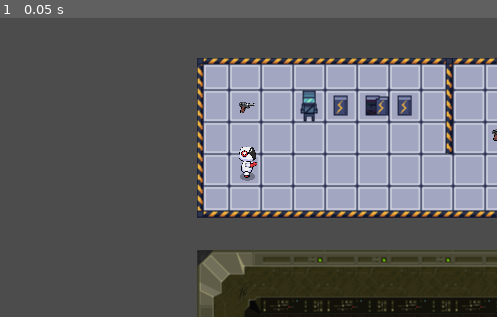
Above: before the commit, frame 1.
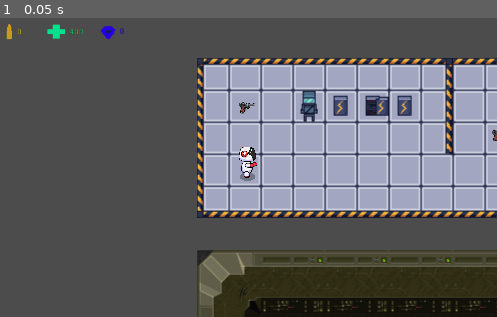
Above: after the commit, the same moment.

Repository: tymefighter/EscapeFromSpace
Game: Godot game, scene res://World/Level0.tscn
Same seed, same stepped clock (60 frames per second), same inputs: the game is played once before the commit and once after it.
Inputs:
- Up to frame 1 (0.05 s): no input

The runs differ from the first frame. In frame 1, 1.3% of the frame differs, in the area x 1-100%, y 2-97%.

Commit message:
Add ammo, health and armour count

Diff:
--- a/Player/Player.gd
+++ b/Player/Player.gd
@@ -6,8 +6,25 @@
 var velocity = Vector2.ZERO
 var weapon = null
 var health = 400
+var armour = 0
 
 onready var animationPlayer = get_node("PlayerRight/AnimationPlayer")
+
+func _process(delta):
+	var health_label = get_node("HealthLabel")
+	if health_label != null:
+		health_label.text = str(health)
+
+	var ammo_label = get_node("AmmoLabel")
+	if ammo_label != null:
+		if weapon != null:
+			ammo_label.text = str(weapon.ammo)
+		else:
+			ammo_label.text = "0"
+
+	var armour_label = get_node("ArmourLabel")
+	if armour_label != null:
+		armour_label.text = str(armour)
 
 func _physics_process(delta):
 
--- a/World/Level0.tscn
+++ b/World/Level0.tscn
@@ -11,6 +11,9 @@
 [ext_resource path="res://Items/Weapons/Guns/Venom/Venom.tscn" type="PackedScene" id=9]
 [ext_resource path="res://Items/Weapons/Guns/DefaultGun/DefaultGun.tscn" type="PackedScene" id=10]
 [ext_resource path="res://Player/Player.tscn" type="PackedScene" id=11]
+[ext_resource path="res://Other/bullet.png" type="Texture" id=12]
+[ext_resource path="res://Other/health.png" type="Texture" id=13]
+[ext_resource path="res://Other/Armour.png" type="Texture" id=14]
 
 [sub_resource type="ConvexPolygonShape2D" id=1]
 points = PoolVector2Array( 0, 0, 32, 0, 32, 32, 0, 32 )
@@ -1656,4 +1659,56 @@
 scale = Vector2( 0.3, 0.3 )
 
 [node name="Camera2D" type="Camera2D" parent="YSort/Player"]
+position = Vector2( 0, -0.616913 )
 current = true
+
+[node name="HealthSprite" type="Sprite" parent="YSort/Player"]
+position = Vector2( -629.776, -449.284 )
+scale = Vector2( 2.95708, 2.59545 )
+texture = ExtResource( 13 )
+
+[node name="HealthLabel" type="Label" parent="YSort/Player"]
+margin_left = -593.189
+margin_top = -464.13
+margin_right = -530.189
+margin_bottom = -446.13
+rect_scale = Vector2( 2, 2 )
+custom_colors/font_color = Color( 0.0509804, 0.815686, 0.333333, 1 )
+text = "Health"
+__meta__ = {
+"_edit_use_anchors_": false
+}
+
+[node name="AmmoSprite" type="Sprite" parent="YSort/Player"]
+position = Vector2( -789.256, -447.632 )
+scale = Vector2( 1.99116, 1.93485 )
+texture = ExtResource( 12 )
+
+[node name="AmmoLabel" type="Label" parent="YSort/Player"]
+margin_left = -767.0
+margin_top = -464.0
+margin_right = -704.0
+margin_bottom = -446.0
+rect_scale = Vector2( 2, 2 )
+custom_colors/font_color = Color( 0.890196, 0.721569, 0.054902, 1 )
+text = "Ammo"
+__meta__ = {
+"_edit_use_anchors_": false
+}
+
+[node name="ArmourSprite" type="Sprite" parent="YSort/Player"]
+position = Vector2( -457.016, -434.129 )
+scale = Vector2( 3.63559, 3.24138 )
+texture = ExtResource( 14 )
+
+[node name="ArmourLabel" type="Label" parent="YSort/Player"]
+margin_left = -425.055
+margin_top = -465.317
+margin_right = -362.055
+margin_bottom = -447.317
+rect_scale = Vector2( 2, 2 )
+custom_colors/font_color = Color( 0.0862745, 0.0196078, 0.898039, 1 )
+text = "Armour"
+__meta__ = {
+"_edit_use_anchors_": false
+}
Binary file added: Other/Armour.png
Not shown, added: Other/Armour.png.import
Binary file added: Other/bullet.png
Not shown, added: Other/bullet.png.import
Binary file added: Other/health.png
Not shown, added: Other/health.png.import
Not shown: 1 places in World/Level0.tscn that only renumber resources
